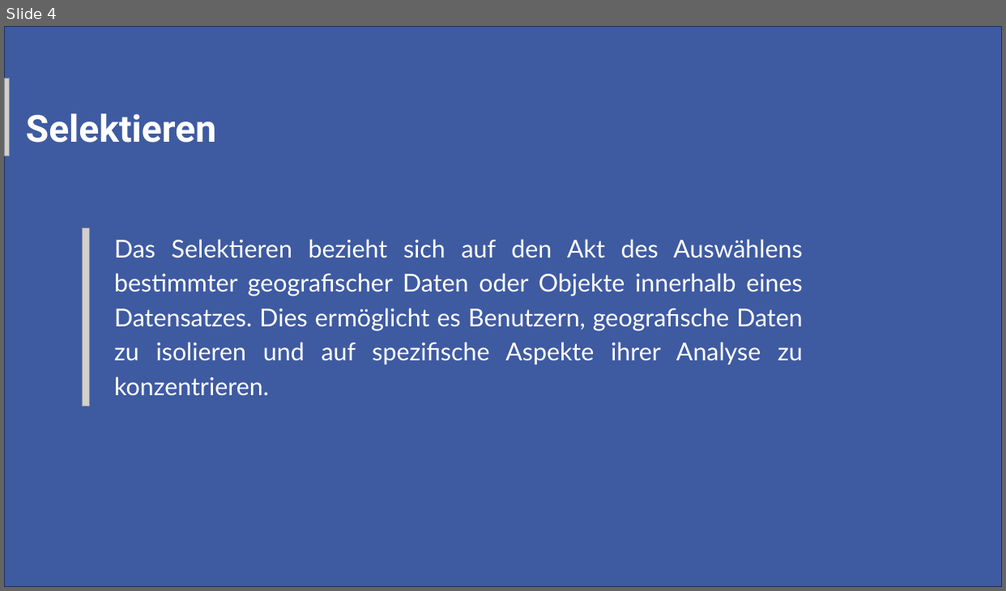
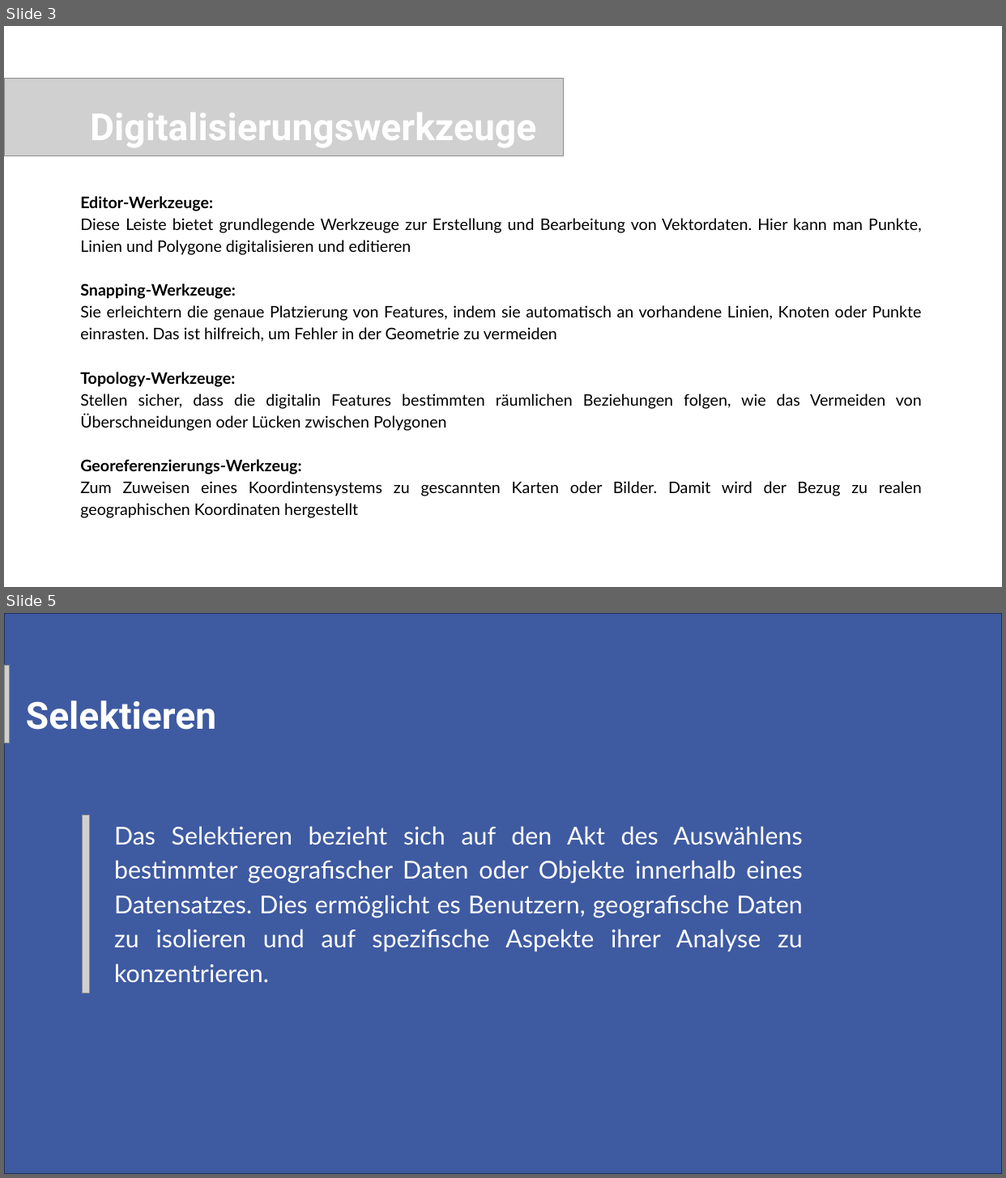
Before and after one commit to oer4sdi/OER-EinfuehrungGeoinformatik, a slide deck: Single_Learning_Element/Powerpoint/3_DigitalisierenSelektierenManipulieren_ppt/Presentation_DigiSelektiMani.pptx. Shown one above the other, each under a label of ours: slide 4 before the commit, slides 3 and 5 after it; the slides between them are not shown. The pictures are 1006x591 and 1006x1178 pixels, drawn with LibreOffice and Linux fonts; fonts in the diff are those of the drawing; grey boxes stand for pictures. Boxes give left, top, right and bottom in pixels: in the first picture for what was removed or moved away, otherwise in the second. Text is boxed around its words. In the diff, an @@ line names an element or a change of style, - is before the commit and + after.

```diff
--- a/Single_Learning_Element/Powerpoint/3_DigitalisierenSelektierenManipulieren_ppt/Presentation_DigiSelektiMani.pptx
+++ b/Single_Learning_Element/Powerpoint/3_DigitalisierenSelektierenManipulieren_ppt/Presentation_DigiSelektiMani.pptx
@@ slide 3 added at (4, 26, 1002, 587), background #FFFFFF @@
@@ picture added at (4, 78, 563, 156) @@
@@ text added at (90, 113, 536, 148), 54 pt, text #FFFFFF, bold @@
+Digitalisierungswerkzeuge
@@ text added at (80, 196, 922, 497), 23 pt, text #000000 @@
+Editor-Werkzeuge:
+Diese Leiste bietet grundlegende Werkzeuge zur Erstellung und Bearbeitung von Vektordaten. Hier kann man Punkte, Linien und Polygone digitalisieren und editieren
+Snapping-Werkzeuge:
+Sie erleichtern die genaue Platzierung von Features, indem sie automatisch an vorhandene Linien, Knoten oder Punkte einrasten. Das ist hilfreich, um Fehler in der Geometrie zu vermeiden
+Topology-Werkzeuge:
+Stellen sicher, dass die digitalin Features bestimmten räumlichen Beziehungen folgen, wie das Vermeiden von Überschneidungen oder Lücken zwischen Polygonen
+Georeferenzierungs-Werkzeug:
+Zum Zuweisen eines Koordintensystems zu gescannten Karten oder Bilder. Damit wird der Bezug zu realen geographischen Koordinaten hergestellt
@@ what was slide 4 is now slide 5 @@
```
Also in this commit, not shown: 5 slides changed, 4 other slides added, 1 slide removed, 20 other files.
